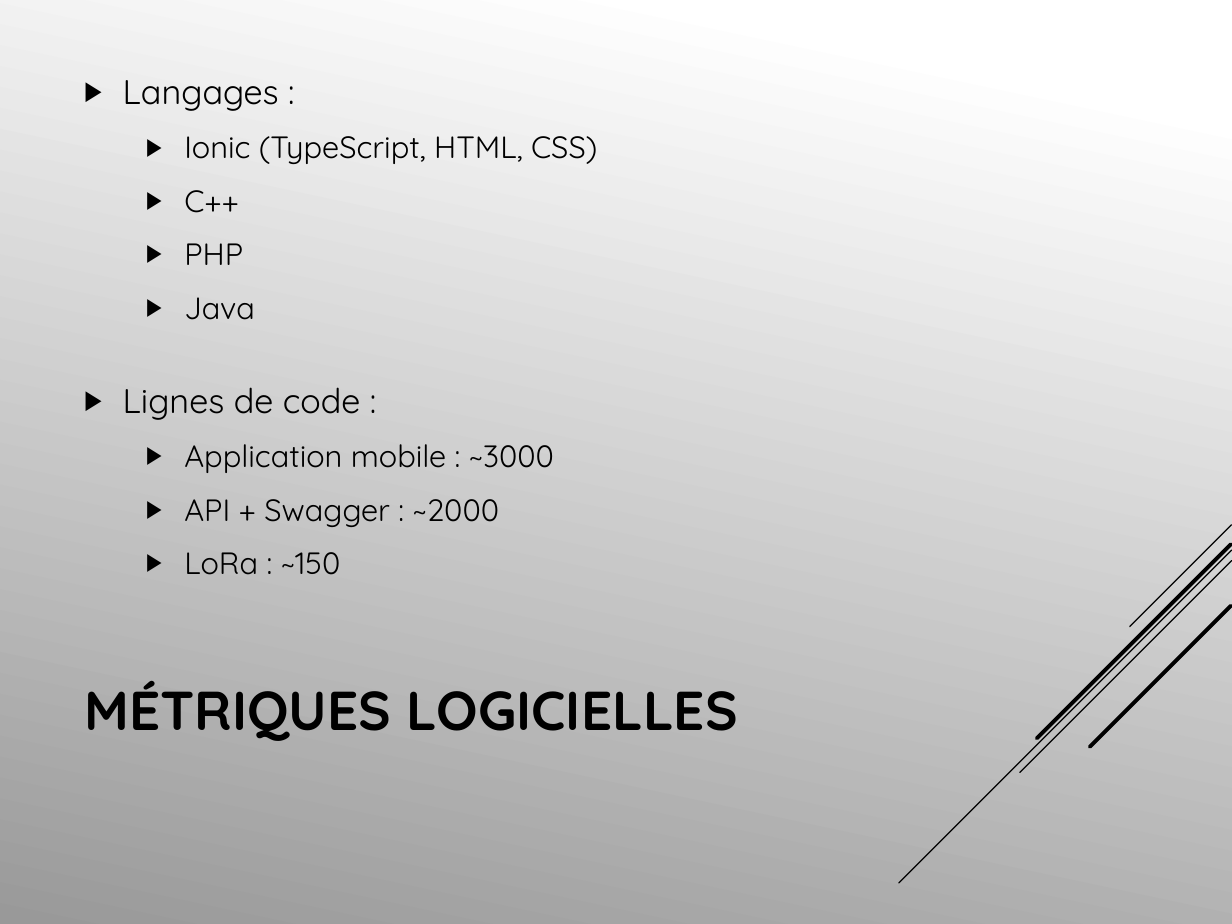
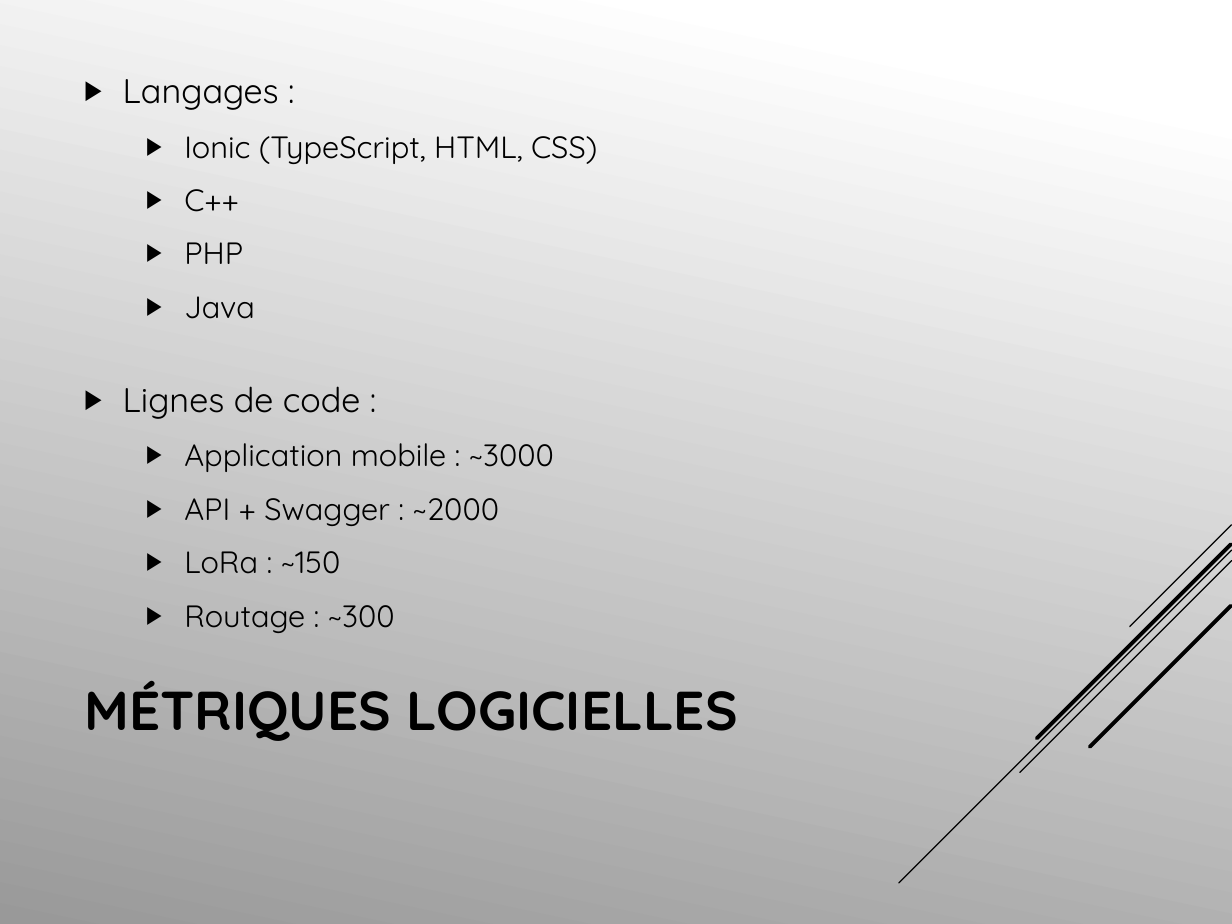
Before and after one commit to delisea/R-Montagne, a slide deck: slide 13 of R’Montagne.pptx. Drawn at 1232x924 pixels with LibreOffice and Linux fonts; fonts in the diff are those of the drawing. Boxes give left, top, right and bottom in pixels: in the first picture for what was removed or moved away, otherwise in the second. Text is boxed around its words. In the diff, an @@ line names an element or a change of style, - is before the commit and + after.

```diff
--- a/R’Montagne.pptx
+++ b/R’Montagne.pptx
@@ text at (184, 605, 395, 633): paragraph added @@
+  ▶ Routage : ~300
```
Also in this commit, not shown: 6 other slides changed.
